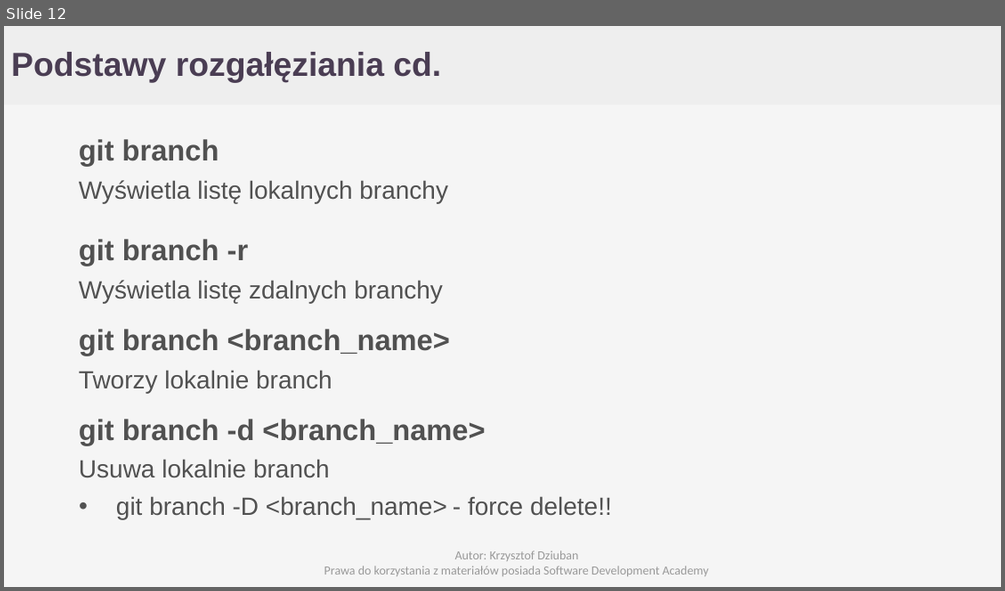
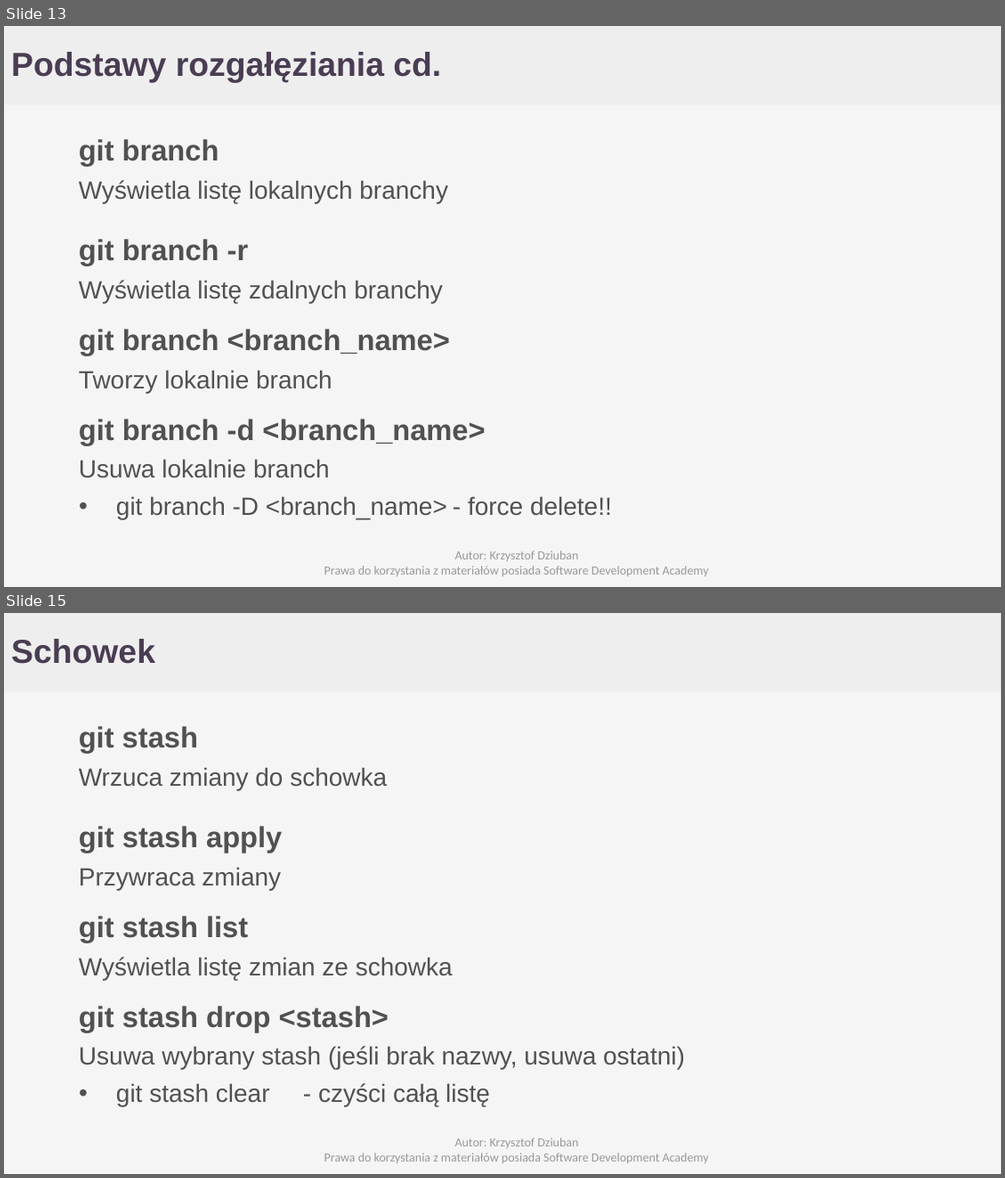
Before and after one commit to Cristopherus/Git_tutorial, a slide deck: GIT.pptx. Shown one above the other, each under a label of ours: slide 12 before the commit, slides 13 and 15 after it; the slides between them are not shown. The pictures are 1005x591 and 1005x1178 pixels, drawn with LibreOffice and Linux fonts; fonts in the diff are those of the drawing; background and template pictures are left out. Boxes give left, top, right and bottom in pixels: in the first picture for what was removed or moved away, otherwise in the second. Text is boxed around its words. In the diff, an @@ line names an element or a change of style, - is before the commit and + after.

```diff
--- a/GIT.pptx
+++ b/GIT.pptx
@@ slide 15 added at bbox=[4, 613, 1001, 1174], background #F5F5F5; not listed: 1 template element that a slide beside it also shows @@
@@ text added at bbox=[11, 639, 155, 664], 32 pt, text #4A3D53, bold @@
+Schowek
@@ text added at bbox=[79, 726, 387, 790], 24 pt, text #515151 @@
+git stash
+Wrzuca zmiany do schowka
@@ text added at bbox=[79, 826, 282, 890], 24 pt, text #515151 @@
+git stash apply
+Przywraca zmiany
@@ text added at bbox=[79, 916, 453, 980], 24 pt, text #515151 @@
+git stash list
+Wyświetla listę zmian ze schowka
@@ text added at bbox=[79, 1005, 685, 1107], 24 pt, text #515151 @@
+git stash drop <stash>
+Usuwa wybrany stash (jeśli brak nazwy, usuwa ostatni)
+• git stash clear - czyści całą listę
@@ text added at bbox=[324, 1137, 709, 1163], 12 pt, text #999999 @@
+Autor: Krzysztof Dziuban
+Prawa do korzystania z materiałów posiada Software Development Academy
@@ what was slide 12 is now slide 13 @@
```
Also in this commit, not shown: 5 slides changed, 5 other slides added.
